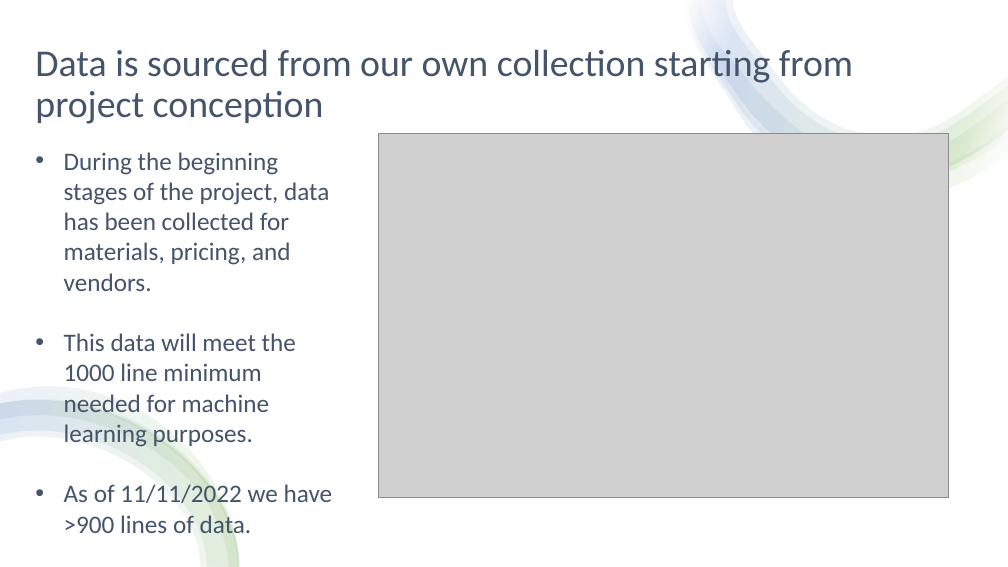
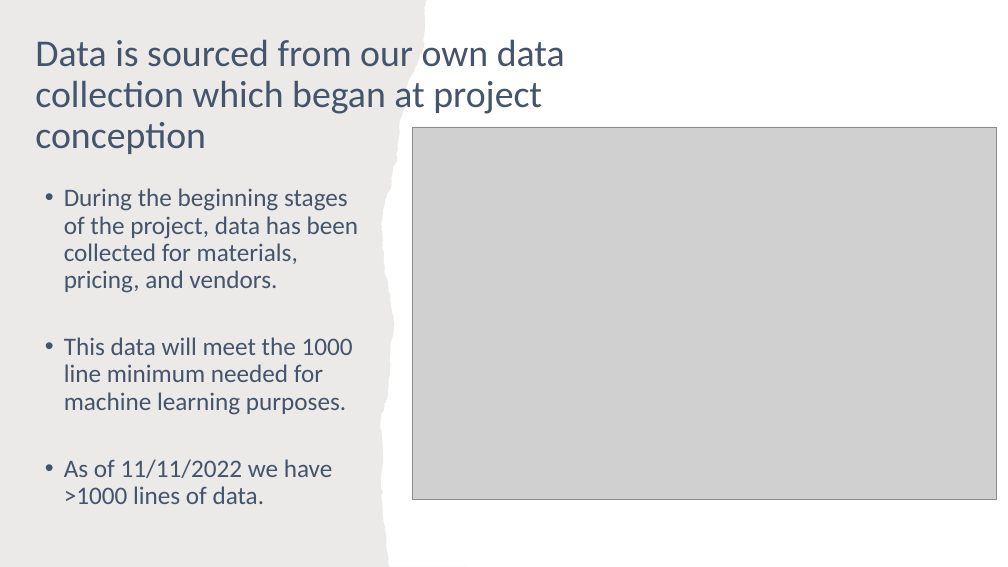
Before and after one commit to thegreatkeej/Estimator_Project, a slide deck: slide 5 of Team14_Presentation.pptx. Drawn at 1008x567 pixels with LibreOffice and Linux fonts; fonts in the diff are those of the drawing; grey boxes stand for pictures. Boxes give left, top, right and bottom in pixels: in the first picture for what was removed or moved away, otherwise in the second. Text is boxed around its words. In the diff, an @@ line names an element or a change of style, - is before the commit and + after.

Commit message:
updated presentation

```diff
--- a/Team14_Presentation.pptx
+++ b/Team14_Presentation.pptx
@@ rectangle removed at (0,0,1008,567) @@
@@ freeform shape added at (0,0,467,567), fill #82766A at 15% opacity @@
@@ group removed at (686,0,1008,197): 4 freeform shapes @@
@@ text "Data is sourced from our ..." at (35,39,565,154): vertical alignment middle to top @@
@@ text at (35,39,565,154): text changed @@
-Data is sourced from our own collection starting from project conception
+Data is sourced from our own data collection which began at project conception
@@ picture: place and size @@
-picture at (378,134,948,498)
+picture at (412,127,997,500)
@@ text "During the beginning stages of ...": place and size @@
-text "During the beginning stages of ..." at (64,152,333,533)
+text "During the beginning stages of ..." at (64,188,359,504)
@@ text at (64,188,359,415): indent changed; line spacing 1 to 0.9; more space between paragraphs @@
@@ group removed at (0,387,240,567): 4 freeform shapes @@
@@ text at (64,459,333,504): text changed @@
-• As of 11/11/2022 we have >900 lines of data.
+• As of 11/11/2022 we have >1000 lines of data.
```
Also in this commit, not shown: 5 other slides changed, 4 slides added, 1 slide removed.
